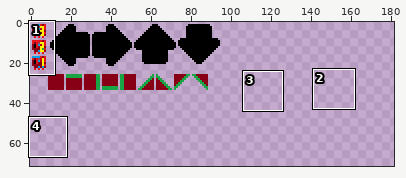
One commit to this sprite sheet: antrio/dist/sprites.ce5d06db.png. The picture above shows the old version from afar; the outline marks the close-up.
Close-up. Earlier state:
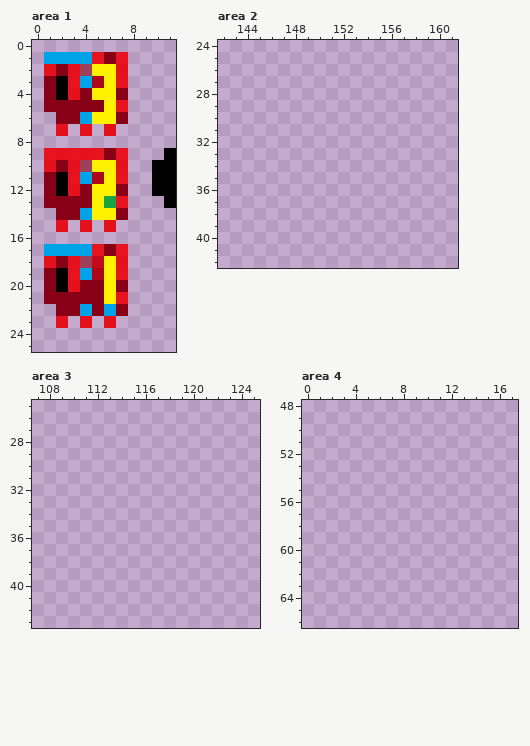
The file is 256x256 pixels. Colours within 5 levels of each other are drawn and written as one. Shown: area 1: x 0..11, y 0..25; area 2: x 142..161, y 24..42; area 3: x 107..125, y 25..43; area 4: x 0..17, y 48..66. The wide view leaves out empty margins. The commit also changed other parts of the picture, which this record leaves out.
And afterwards:
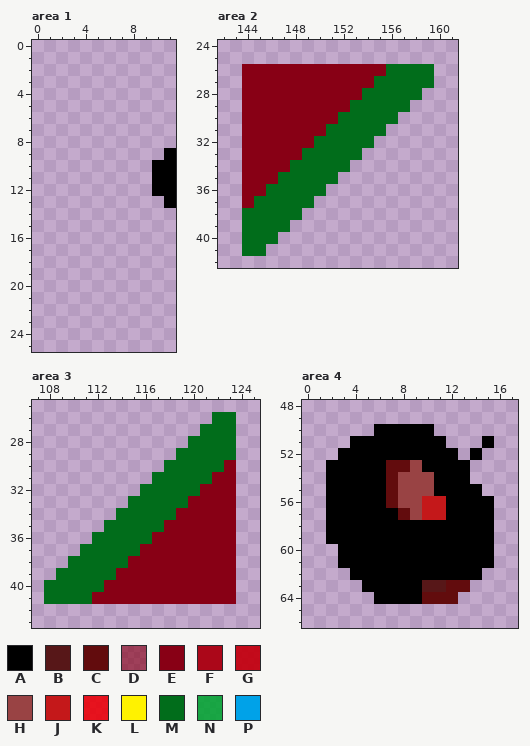
Palette (. is transparent): A #000000  B #571718  C #620c0d  D #8800159f  E #880015  F #aa0011f4  G #c3000eee  H #994344  J #c4181a  K #eb0009e3  L #fff200  M #016d1b  N #00a530dd  P #00a2e8
From old to new:
--- area 1
@@ x 0..11 @@
  0 ............
- 1 .PPPPKEK....
- 2 .KEKDLLK....
- 3 .EAKPFLK....
- 4 .EAKELLE....
- 5 .EEEEELK....
- 6 ..EEPLLE....
- 7 ..K.K.K.....
+ 1 ............
+ 2 ............
+ 3 ............
+ 4 ............
+ 5 ............
+ 6 ............
+ 7 ............
  8 ............
- 9 .KKKKKEK...A
-10 .KEKDLLK..AA
-11 .EAKPFLK..AA
-12 .EAKELLE..AA
-13 .EEEELNK...A
-14 ..EEPLLE....
-15 ..K.K.K.....
+ 9 ...........A
+10 ..........AA
+11 ..........AA
+12 ..........AA
+13 ...........A
+14 ............
+15 ............
 16 ............
-17 .PPPPKEK....
-18 .KEKDGLK....
-19 .EAKPFLK....
-20 .EAKEELE....
-21 .EEEEELK....
-22 ..EEPEPE....
-23 ..K.K.K.....
+17 ............
+18 ............
+19 ............
+20 ............
+21 ............
+22 ............
+23 ............
 24 ............
--- area 2
@@ x 142..161 @@
 25 ....................
-26 ....................
-27 ....................
-28 ....................
-29 ....................
-30 ....................
-31 ....................
-32 ....................
-33 ....................
-34 ....................
-35 ....................
-36 ....................
-37 ....................
-38 ....................
-39 ....................
-40 ....................
-41 ....................
+26 ..EEEEEEEEEEEEMMMM..
+27 ..EEEEEEEEEEEMMMMM..
+28 ..EEEEEEEEEEMMMMM...
+29 ..EEEEEEEEEMMMMM....
+30 ..EEEEEEEEMMMMM.....
+31 ..EEEEEEEMMMMM......
+32 ..EEEEEEMMMMM.......
+33 ..EEEEEMMMMM........
+34 ..EEEEMMMMM.........
+35 ..EEEMMMMM..........
+36 ..EEMMMMM...........
+37 ..EMMMMM............
+38 ..MMMMM.............
+39 ..MMMM..............
+40 ..MMM...............
+41 ..MM................
 42 ....................
--- area 3
@@ x 107..125 @@
 25 ...................
-26 ...................
-27 ...................
-28 ...................
-29 ...................
-30 ...................
-31 ...................
-32 ...................
-33 ...................
-34 ...................
-35 ...................
-36 ...................
-37 ...................
-38 ...................
-39 ...................
-40 ...................
-41 ...................
+26 ...............MM..
+27 ..............MMM..
+28 .............MMMM..
+29 ............MMMMM..
+30 ...........MMMMME..
+31 ..........MMMMMEE..
+32 .........MMMMMEEE..
+33 ........MMMMMEEEE..
+34 .......MMMMMEEEEE..
+35 ......MMMMMEEEEEE..
+36 .....MMMMMEEEEEEE..
+37 ....MMMMMEEEEEEEE..
+38 ...MMMMMEEEEEEEEE..
+39 ..MMMMMEEEEEEEEEE..
+40 .MMMMMEEEEEEEEEEE..
+41 .MMMMEEEEEEEEEEEE..
 42 ...................
--- area 4
@@ x 0..17 @@
 49 ..................
-50 ..................
-51 ..................
-52 ..................
-53 ..................
-54 ..................
-55 ..................
-56 ..................
-57 ..................
-58 ..................
-59 ..................
-60 ..................
-61 ..................
-62 ..................
-63 ..................
-64 ..................
+50 ......AAAAA.......
+51 ....AAAAAAAA...A..
+52 ...AAAAAAAAAA.A...
+53 ..AAAAACCHAAAA....
+54 ..AAAAACHHHAAA....
+55 ..AAAAACHHHAAAA...
+56 ..AAAAACHHJJAAAA..
+57 ..AAAAAACHJJAAAA..
+58 ..AAAAAAAAAAAAAA..
+59 ..AAAAAAAAAAAAAA..
+60 ...AAAAAAAAAAAAA..
+61 ...AAAAAAAAAAAAA..
+62 ....AAAAAAAAAAA...
+63 .....AAAAABBCC....
+64 ......AAAACCC.....
 65 ..................
Boxes around the changes in both close-ups, in picture pixels (x1, y1, x2, y2):
erased: (44, 52, 128, 328)
added: (242, 64, 434, 256)
added: (44, 412, 236, 604)
added: (326, 424, 494, 604)
